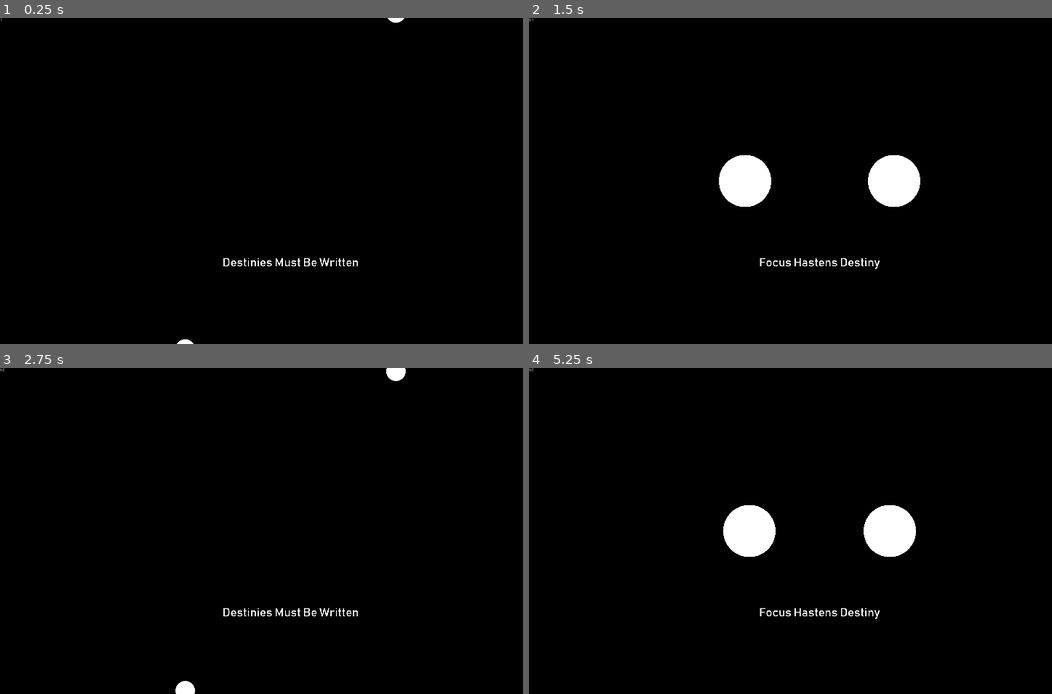
Above: before the commit, frames 1-4 (two rows, left to right).
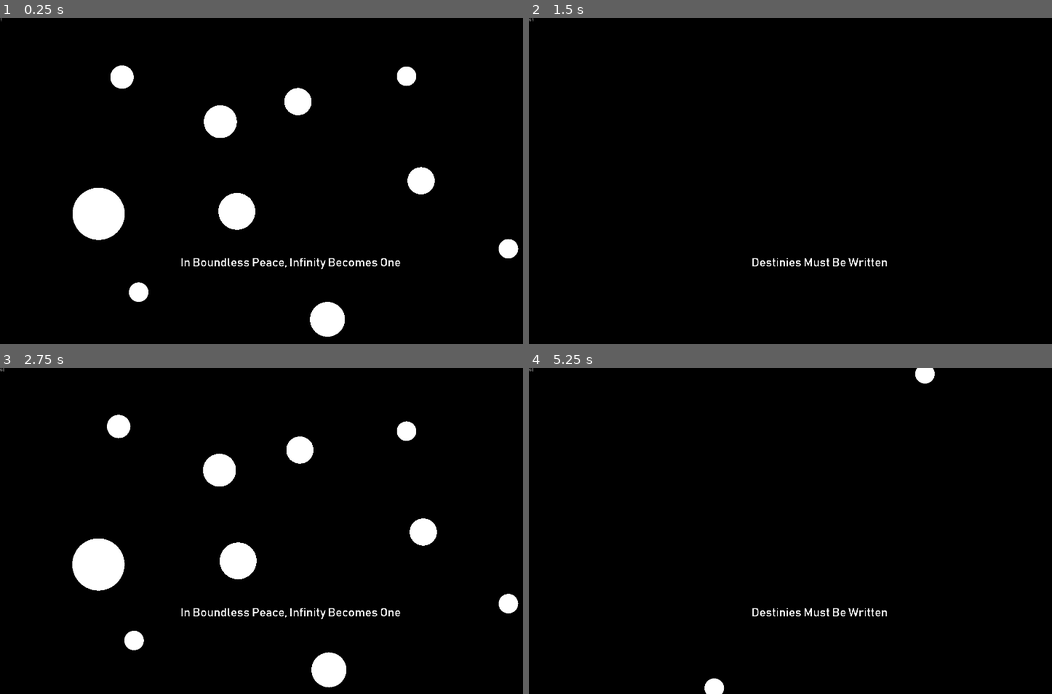
Above: after the commit, the same moments.

Repository: Dark-Gran/Spirit-Circles
Game: Godot game, scene res://src/Main.tscn
Two runs of this game, one before a commit and one after it. Both use one fixed random seed, a clock stepped at 60 frames per second and the inputs below.
Inputs (mouse positions are in pixels of both pictures, inside the frame that each line leads up to):
- Up to frame 1 (0.25 s): no input
- Up to frame 2 (1.5 s): move the mouse to (947, 164) at 0.52 s; hold Right (ui_right) 0.53-1.28 s; tap Space (ui_select) at 0.77 s; move the mouse to (701, 197) at 1.27 s; hold Left (ui_left) from 1.28 s (still down)
- Up to frame 3 (2.75 s): tap Space (ui_select) at 1.52 s; tap Enter at 2 s; move the mouse to (350, 459) at 2.02 s; release Left (ui_left) at 2.03 s; hold Right (ui_right) from 2.03 s (still down)
- Up to frame 4 (5.25 s): move the mouse to (790, 596) at 2.77 s; tap Space (ui_select) at 3.02, 3.77, 4.25, 4.52 s; move the mouse to (994, 579) at 3.52 s; release Right (ui_right) at 3.53 s; hold Left (ui_left) from 3.53 s (still down); move the mouse to (644, 482) at 4.27 s; tap Enter at 5 s; move the mouse to (848, 531) at 5.02 s

The runs differ from the first frame. In frame 1, 5.1% of the frame differs, in the area x 13-100%, y 0-100%; in frame 2, 2.9%; in frame 3, 5.3%; in frame 4, 3.2%.

Commit message:
"multiple bodies" tests + ray adjusts (level3)

Diff:
--- a/src/world/Circle.gd
+++ b/src/world/Circle.gd
@@ -71,30 +71,33 @@
 	# RayCast
 	if world.get_rays_enabled():
 		var cast = velocity*Main.PREDICTION_DISTANCE
-		$RayCastA.cast_to = cast
-		$RayCastB.cast_to = cast
-		$RayCastC.cast_to = cast
-		$RayCastA.force_raycast_update()
-		$RayCastB.force_raycast_update()
-		$RayCastC.force_raycast_update()
-		if $RayCastA.is_colliding() || $RayCastB.is_colliding() || $RayCastC.is_colliding():
-			var collider
-			if $RayCastC.get_collider():
-				collider = $RayCastC.get_collider()
-			elif $RayCastB.get_collider():
-				collider = $RayCastB.get_collider()
+		if cast.length() > radius:
+			$RayCastA.cast_to = cast
+			$RayCastB.cast_to = cast
+			$RayCastC.cast_to = cast
+			$RayCastA.force_raycast_update()
+			$RayCastB.force_raycast_update()
+			$RayCastC.force_raycast_update()
+			if $RayCastA.is_colliding() || $RayCastB.is_colliding() || $RayCastC.is_colliding():
+				var collider
+				if $RayCastC.get_collider():
+					collider = $RayCastC.get_collider()
+				elif $RayCastB.get_collider():
+					collider = $RayCastB.get_collider()
+				else:
+					collider = $RayCastA.get_collider()
+				var r = (radius + Main.PC_RADIUS - RAY_TRESH)
+				var sic = Geometry.segment_intersects_circle(to_local(position), cast, to_local(collider.position), r)
+				ray_point_a = to_global(cast*sic)
+				var	remaining_cast = to_global(cast)-ray_point_a
+				var collision_normal = (ray_point_a - collider.position).normalized()
+				var bounced = remaining_cast.bounce(collision_normal)
+				ray_point_b = ray_point_a+bounced
 			else:
-				collider = $RayCastA.get_collider()
-			var r = (radius + Main.PC_RADIUS - RAY_TRESH)
-			var sic = Geometry.segment_intersects_circle(to_local(position), cast, to_local(collider.position), r)
-			ray_point_a = to_global(cast*sic)
-			var remaining_cast = to_global(cast)-ray_point_a
-			var collision_normal = (ray_point_a - collider.position).normalized()
-			var bounced = remaining_cast.bounce(collision_normal)
-			ray_point_b = ray_point_a+bounced
+				ray_point_a = to_global(cast)
+				ray_point_b = null
 		else:
-			ray_point_a = to_global(cast)
-			ray_point_b = null
+			ray_point_a = null
 
 func _on_Circle_area_entered(area): # Collided
 	if area.is_in_group("circles"):
@@ -146,7 +149,7 @@
 
 func refresh_velocity():
 	if !(merging_away && size < color_info.get("lowest_power")):
-		speed = (world.get("world_speed") * color_info.get("speed")) / pow(get_radius_shifted_by_one()*0.65, 2)
+		speed = (world.get("world_speed") * color_info.get("speed")) / pow(get_radius_shifted_by_one()*0.9, 2)
 	velocity = Vector2(speed*cos(deg2rad(angle)), speed*sin(deg2rad(angle)))
 	velocity_direction = velocity.normalized()
 	refresh_raycasts()
--- a/src/world/World.gd
+++ b/src/world/World.gd
@@ -20,7 +20,7 @@
 
 func _ready():
 	enable_continue(false)
-	level_id = 2
+	level_id = 3
 	move_to_level(level_id)
 
 func reload_level():
@@ -181,11 +181,12 @@
 			draw_arc(get_viewport().get_mouse_position(), Main.PC_RADIUS, 0, angle, 40, color, 2, true)
 		# Rays
 		for c in $Level/Circles.get_children():
-			draw_line(c.position, c.ray_point_a, Color.white, 2, false)
-			if c.ray_point_b != null:
-				draw_line(c.ray_point_a, c.ray_point_b, Color.white, 2, false)
-			#draw_circle(c.position+c.get_node("RayCastA").position, 5, Color.red)
-			#draw_circle(c.position+c.get_node("RayCastB").position, 5, Color.red)
+			if c.ray_point_a != null:
+				draw_line(c.position, c.ray_point_a, Color.white, 2, false)
+				if c.ray_point_b != null:
+					draw_line(c.ray_point_a, c.ray_point_b, Color.white, 2, false)
+				#draw_circle(c.position+c.get_node("RayCastA").position, 5, Color.red)
+				#draw_circle(c.position+c.get_node("RayCastB").position, 5, Color.red)
 
 # Player Circle
 
--- /dev/null
+++ b/src/world/levels/Level_003.tscn
@@ -0,0 +1,57 @@
+[gd_scene load_steps=3 format=2]
+
+[ext_resource path="res://src/world/Circle.tscn" type="PackedScene" id=1]
+[ext_resource path="res://src/world/levels/Level.gd" type="Script" id=2]
+
+[node name="Level" type="Node2D"]
+script = ExtResource( 2 )
+level_name = "In Boundless Peace, Infinity Becomes One"
+
+[node name="Circles" type="Node2D" parent="."]
+
+[node name="Circle" parent="Circles" instance=ExtResource( 1 )]
+position = Vector2( 408.813, 196.85 )
+angle = 190
+size = 10.0
+
+[node name="Circle2" parent="Circles" instance=ExtResource( 1 )]
+position = Vector2( 1679.45, 756.158 )
+angle = 90
+
+[node name="Circle3" parent="Circles" instance=ExtResource( 1 )]
+position = Vector2( 326.268, 647.672 )
+angle = 110
+size = 25.0
+
+[node name="Circle4" parent="Circles" instance=ExtResource( 1 )]
+position = Vector2( 1387.37, 537.096 )
+angle = 30
+size = 12.0
+
+[node name="Circle5" parent="Circles" instance=ExtResource( 1 )]
+position = Vector2( 729.468, 346.066 )
+angle = 240
+size = 15.0
+
+[node name="Circle6" parent="Circles" instance=ExtResource( 1 )]
+position = Vector2( 1342.92, 184.693 )
+angle = 90
+
+[node name="Circle7" parent="Circles" instance=ExtResource( 1 )]
+position = Vector2( 465.959, 911.181 )
+angle = 200
+
+[node name="Circle8" parent="Circles" instance=ExtResource( 1 )]
+position = Vector2( 1079.41, 997.443 )
+angle = 20
+size = 16.0
+
+[node name="Circle9" parent="Circles" instance=ExtResource( 1 )]
+position = Vector2( 780.264, 641.323 )
+angle = -20
+size = 17.0
+
+[node name="Circle10" parent="Circles" instance=ExtResource( 1 )]
+position = Vector2( 980.995, 279.937 )
+angle = -40
+size = 12.0
